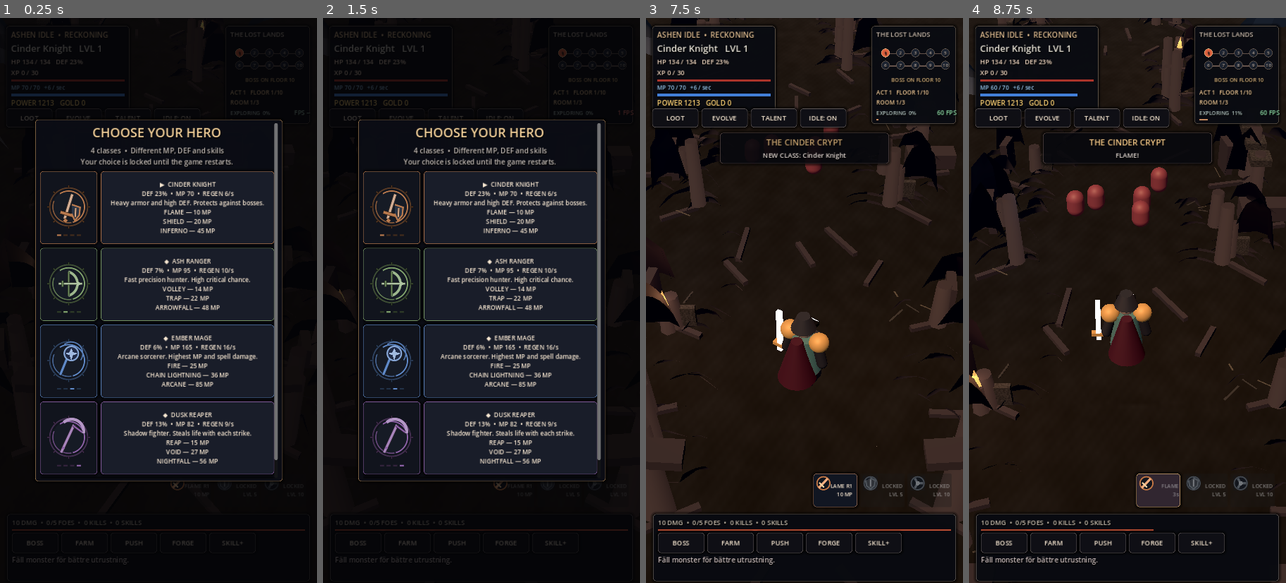
Above: before the commit, frames 1-4 (left to right).
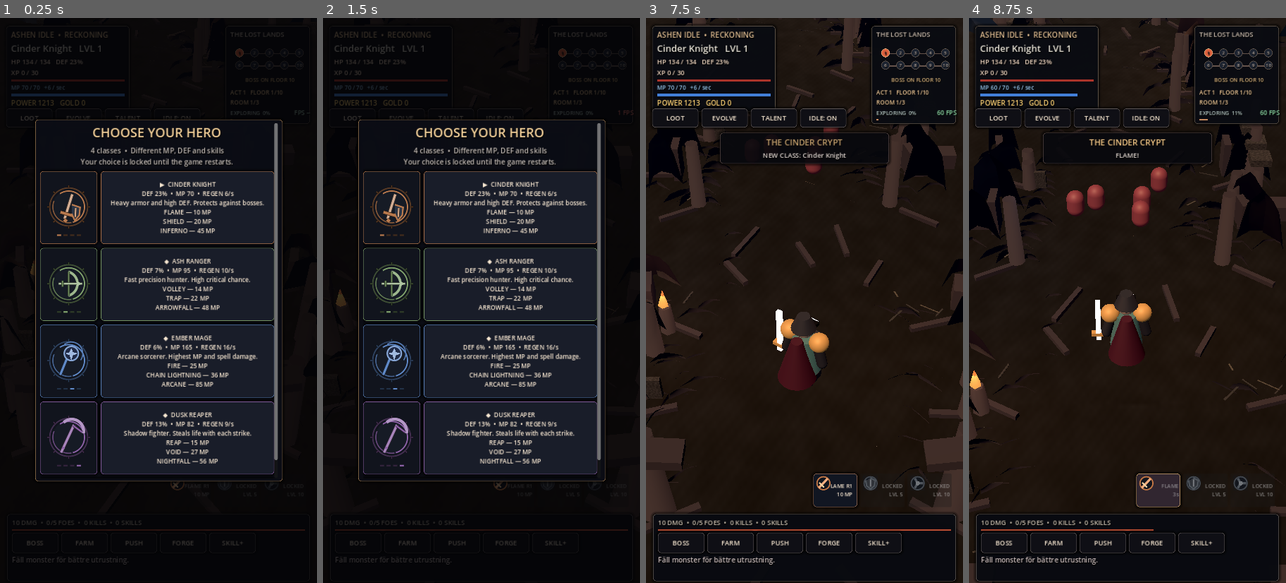
Above: after the commit, the same moments.

Repository: bananofil-wq/AshenIdle
Game: Godot game, scene res://scenes/main.tscn
Two runs of this game, one before a commit and one after it. Both use one fixed random seed, a clock stepped at 60 frames per second and the inputs below.
Inputs:
- Up to frame 1 (0.25 s): no input
- Up to frame 2 (1.5 s): click "LOOT" at 0.5 s; click "EVOLVE" at 1.25 s
- Up to frame 3 (7.5 s): click "TALENT" at 2 s; click "IDLE: ON" at 2.75 s; click "BOSS" at 3.5 s; click "FARM" at 4.25 s; click "PUSH" at 5 s; click "FORGE" at 5.75 s; click "SKILL+" at 6.5 s; click "▶ CINDER KNIGHT DEF 23% • MP …" at 7.25 s
- Up to frame 4 (8.75 s): click "FLAME R1 10 MP" at 8 s

The runs differ from the first frame. In frame 1, less than 0.1% of the frame differs, in the area x 9-65%, y 0-46%; in frame 2, less than 0.1%; in frame 3, 4.7%; in frame 4, 5.0%, in the area x 0-100%, y 0-97%.

Commit message:
Begin hand-painted stylized fantasy art pass: matte terrain, irregular stone paving and restrained effects

Diff:
--- a/scripts/dungeon_builder.gd
+++ b/scripts/dungeon_builder.gd
@@ -398,7 +398,7 @@
     var weather := CPUParticles3D.new()
     weather.name = "Atmosphere_%d" % area_index
     weather.position = center + Vector3(0, 5.2, 0)
-    weather.amount = 22
+    weather.amount = 12
     weather.lifetime = 5.0
     weather.preprocess = 2.0
     weather.emission_shape = CPUParticles3D.EMISSION_SHAPE_BOX
@@ -410,7 +410,7 @@
     weather.initial_velocity_max = 0.58
     weather.scale_amount_min = 0.02
     weather.scale_amount_max = 0.05
-    weather.color = [Color("ba8c76", 0.6), Color("d6f1ff", 0.83), Color("9cb272", 0.75), Color("c28cf6", 0.7), Color("ffa15e", 0.7)][current_theme]
+    weather.color = [Color("ba8c76", 0.35), Color("d6f1ff", 0.48), Color("9cb272", 0.38), Color("c28cf6", 0.35), Color("ffa15e", 0.35)][current_theme]
     var sparkle := SphereMesh.new()
     sparkle.radius = 0.06
     sparkle.height = 0.13
@@ -424,6 +424,9 @@
     # in identical fluorescent rings and matchstick-like luminous shards.
     var grout := _solid(Color("27282a") if current_theme == 3 else Color("33343a"))
     var chipped := _solid(Color("58534d") if current_theme == 3 else Color("4c4947"))
+    var paving := _solid(Color("66605b") if current_theme == 3 else Color("5e5550"))
+    # Irregular broad paving slabs break up the flat road. Colors are
+    # deliberately hand-painted rather than realistic photo-sourced grey.
     for i in range(12):
         var side: float = -1.0 if i % 2 == 0 else 1.0
         var p: Vector3 = center + Vector3(side * randomizer.randf_range(3.2, 5.1),
@@ -437,6 +440,14 @@
                 0.014, randomizer.randf_range(0.035, 0.075)),
                 chipped if i % 3 == 0 else grout)
             crack.rotation.y = randomizer.randf_range(-PI, PI)
+    for slab in range(7):
+        var px: float = randomizer.randf_range(-2.75, 2.75)
+        var pz: float = randomizer.randf_range(-4.5, 4.5)
+        var piece := _stone(parent, center + Vector3(px, -0.07, pz),
+            Vector3(randomizer.randf_range(0.48, 1.08), 0.15,
+                randomizer.randf_range(0.55, 1.25)),
+            paving if slab % 3 == 0 else floor_material)
+        piece.rotation.y = randomizer.randf_range(-0.22, 0.22)
     if room_id == 3 and current_stage % 10 == 0:
         var rim := TorusMesh.new()
         rim.inner_radius = 2.65
@@ -620,7 +631,10 @@
     if ResourceLoader.exists(rough_path):
         floor_material.roughness_texture = load(rough_path)
     floor_material.texture_filter = BaseMaterial3D.TEXTURE_FILTER_LINEAR_WITH_MIPMAPS
-    floor_material.roughness = 0.82 if current_theme == 1 else 0.88
+    # Painterly stone: broad matte surfaces, distinct color planes and
+    # normal-mapped details instead of photorealistic shiny rocks.
+    floor_material.roughness = 0.94
+    floor_material.metallic = 0.0
     rock_material = _solid(Color(ROCKS[current_theme]))
     rock_material.uv1_scale = Vector3(2.7, 2.7, 1.0)
     var cliff_key: String = "rock_face_03" if current_theme != 4 else "volcanic_rock_tiles"
@@ -633,7 +647,7 @@
             rock_material.normal_enabled = true
             rock_material.normal_texture = load(cliff_normal)
     # Nonemissive stone and muted inlaid metal replace neon purple rubble.
-    accent_material = _solid(Color(ACCENTS[current_theme]), current_theme != 3)
+    accent_material = _solid(Color(ACCENTS[current_theme]), false)
     if current_theme == 3:
         accent_material.roughness = 0.69
         accent_material.metallic = 0.24
